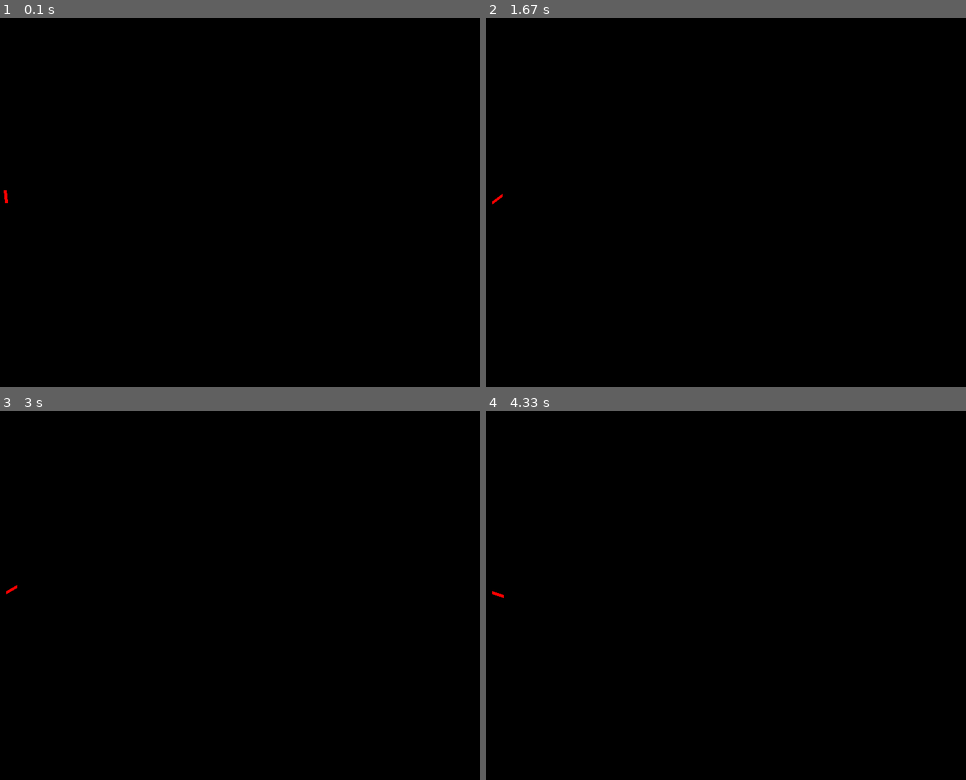
Above: before the commit, frames 1-4 (two rows, left to right).
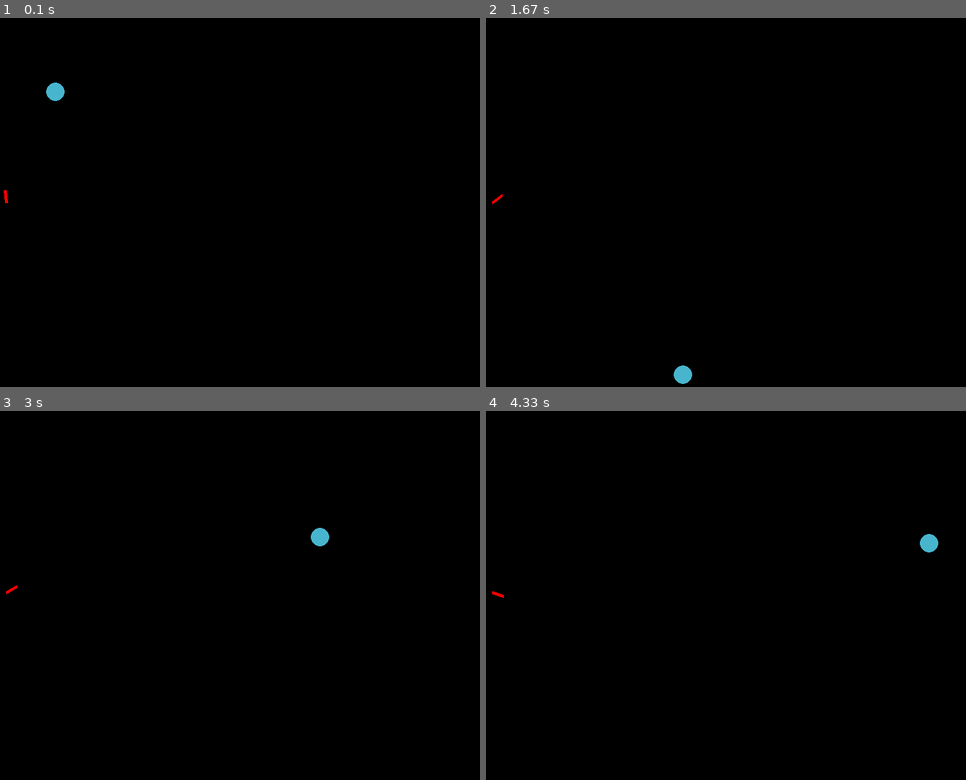
Above: after the commit, the same moments.

Repository: python-practice-b02-006/kolganov
Game: pygame game, started from up_down/gun.py
The game is run twice, just before and just after one commit, with the same random seed, the same clock (stepped at 60 frames per second) and the same inputs.
Inputs (mouse positions are in pixels of both pictures, inside the frame that each line leads up to):
- Up to frame 1 (0.1 s): no input
- Up to frame 2 (1.67 s): hold Up 0.33-0.8 s; move the mouse to (702, 217) at 0.37 s; hold Down 0.83-1.13 s; move the mouse to (879, 191) at 0.87 s; hold Up 1.17-1.53 s; move the mouse to (601, 206) at 1.2 s; hold Down from 1.57 s (still down); move the mouse to (567, 147) at 1.6 s
- Up to frame 3 (3 s): release Down at 1.93 s; hold Up 1.97-2.27 s; move the mouse to (307, 466) at 2 s; hold Down 2.3-2.6 s; move the mouse to (292, 628) at 2.33 s; hold Up from 2.63 s (still down); move the mouse to (244, 470) at 2.67 s
- Up to frame 4 (4.33 s): release Up at 3 s; hold Down 3.03-3.4 s; move the mouse to (543, 584) at 3.07 s; hold Up 3.43-3.73 s; move the mouse to (726, 632) at 3.47 s; hold Down 3.77-4.07 s; move the mouse to (702, 532) at 3.8 s; hold Up from 4.1 s (still down); move the mouse to (903, 735) at 4.13 s

The runs differ from the first frame. In frame 1, 0.1% of the frame differs, in the area x 9-14%, y 17-23%; in frame 2, 0.1%; in frame 3, 0.1%; in frame 4, 0.1%.

Commit message:
Complete ball class, add it's test

Diff:
--- a/up_down/gun.py
+++ b/up_down/gun.py
@@ -1,5 +1,6 @@
 import pygame as pg
 import numpy as np
+from random import randint
 
 SCREEN_SIZE = (800, 600)
 BLACK = (0, 0, 0)
@@ -7,8 +8,44 @@
 
 pg.init()
 
+
 class Ball():
-    pass
+    def __init__(self, coord, vel, rad=15, color=None):
+        if color == None:
+            color = (randint(0, 255), randint(0, 255), randint(0, 255))
+        self.color = color
+        self.coord = coord
+        self.vel = vel
+        self.rad = rad
+
+    def draw(self, screen):
+        pg.draw.circle(screen, self.color, self.coord, self.rad)
+
+    def move(self, t_step=1.):
+        for i in range(2):
+            self.coord[i] += int(self.vel[i] * t_step)
+        self.check_walls()
+
+    def check_walls(self):
+        n = [[1, 0], [0, 1]]
+        for i in range(2):
+            if self.coord[i] < self.rad:
+                self.coord[i] = self.rad
+                self.flip_vel(n[i])
+            elif self.coord[i] > SCREEN_SIZE[i] - self.rad:
+                self.coord[i] = SCREEN_SIZE[i] - self.rad
+                self.flip_vel(n[i])
+
+    def flip_vel(self, axis, coef_perp=1., coef_par=1.):
+        vel = np.array(self.vel)
+        n = np.array(axis)
+        n = n / np.linalg.norm(n)
+        vel_perp = vel.dot(n) * n
+        vel_par = vel - vel_perp
+        ans = -vel_perp * coef_perp + vel_par * coef_par
+        print(vel, ans)
+        self.vel = ans.astype(np.int).tolist()
+
 
 class Table():
     pass
@@ -37,15 +74,24 @@
     def __init__(self):
         self.gun = Gun()
         self.table = Table()
+        self.balls = []
+        self.balls.append(Ball([100, 100], [10, 20]))
 
     def process(self, events, screen):
         done = self.handle_events(events)
+        self.move()
         self.draw(screen)
         return done
 
     def draw(self, screen):
         screen.fill(BLACK)
+        for ball in self.balls:
+            ball.draw(screen)
         self.gun.draw(screen)
+
+    def move(self):
+        for ball in self.balls:
+            ball.move()
 
     def handle_events(self, events):
         done = False
